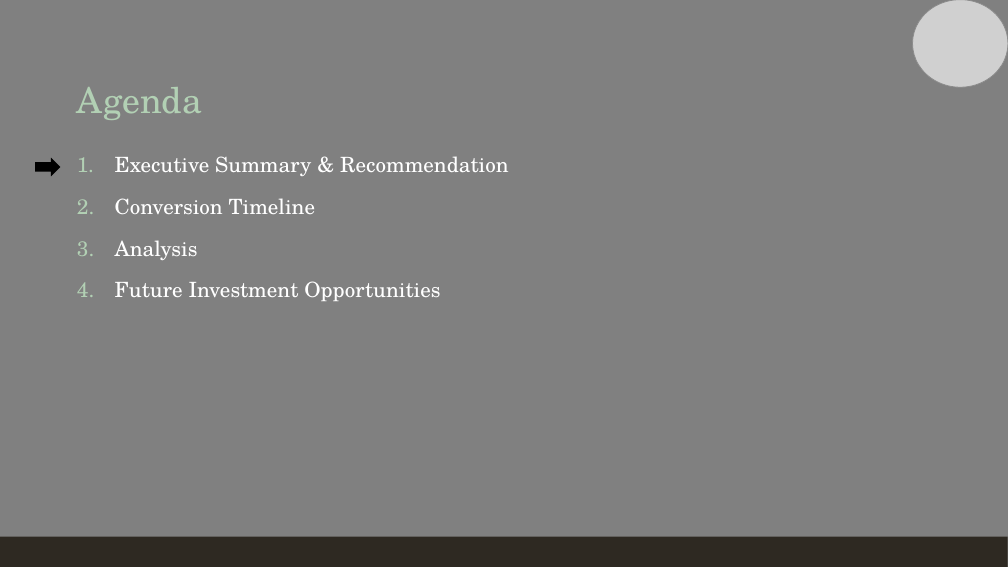
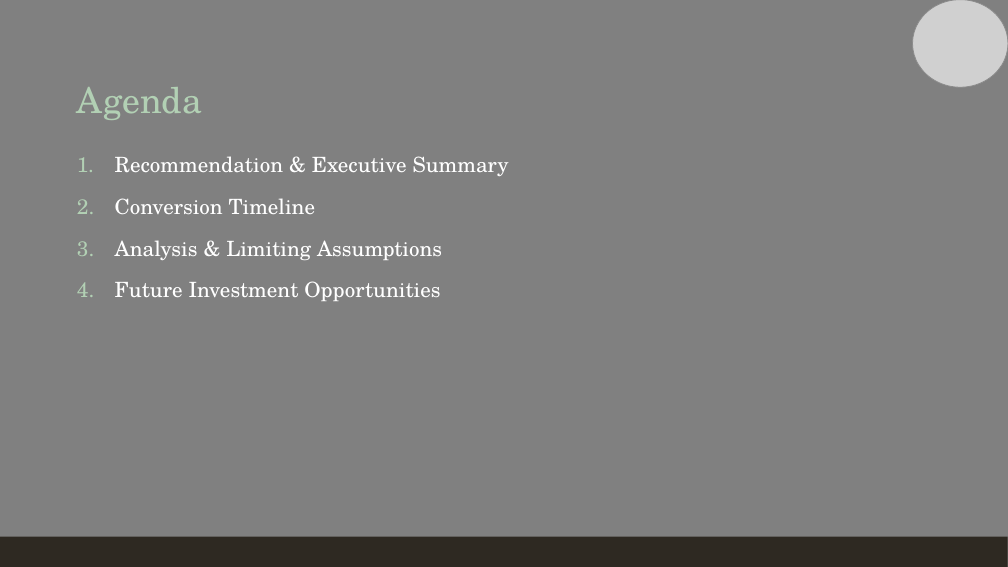
Before and after one commit to ShivaPrab/Capstone, a slide deck: slide 2 of Analysis and Reccomendation Presentation.pptx. Drawn at 1008x567 pixels with LibreOffice and Linux fonts; fonts in the diff are those of the drawing; grey boxes stand for pictures. Boxes give left, top, right and bottom in pixels: in the first picture for what was removed or moved away, otherwise in the second. Text is boxed around its words. In the diff, an @@ line names an element or a change of style, - is before the commit and + after.

```diff
--- a/Analysis and Reccomendation Presentation.pptx
+++ b/Analysis and Reccomendation Presentation.pptx
@@ right arrow removed at <box>35,157,60,176</box> @@
@@ text at <box>115,156,509,176</box>: text changed @@
-1. Executive Summary & Recommendation
+1. Recommendation & Executive Summary
@@ text at <box>115,240,442,260</box>: text changed @@
-3. Analysis
+3. Analysis & Limiting Assumptions
```
Also in this commit, not shown: 5 other slides changed, 3 slides added, 2 slides removed.
